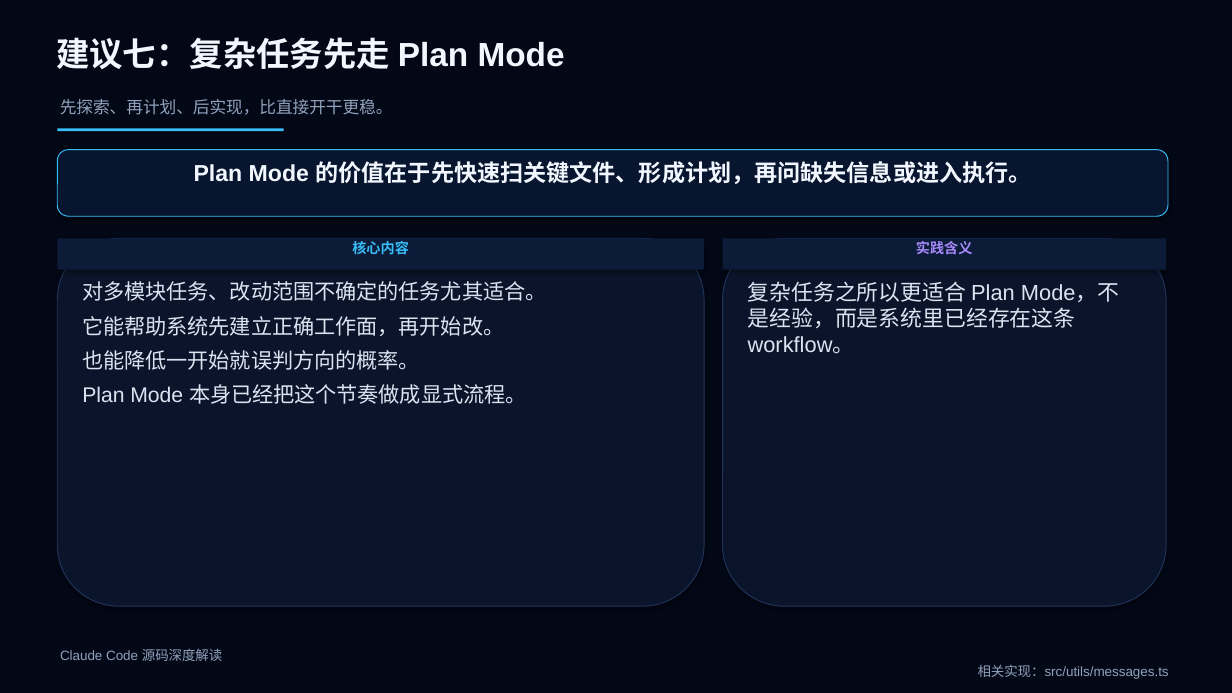
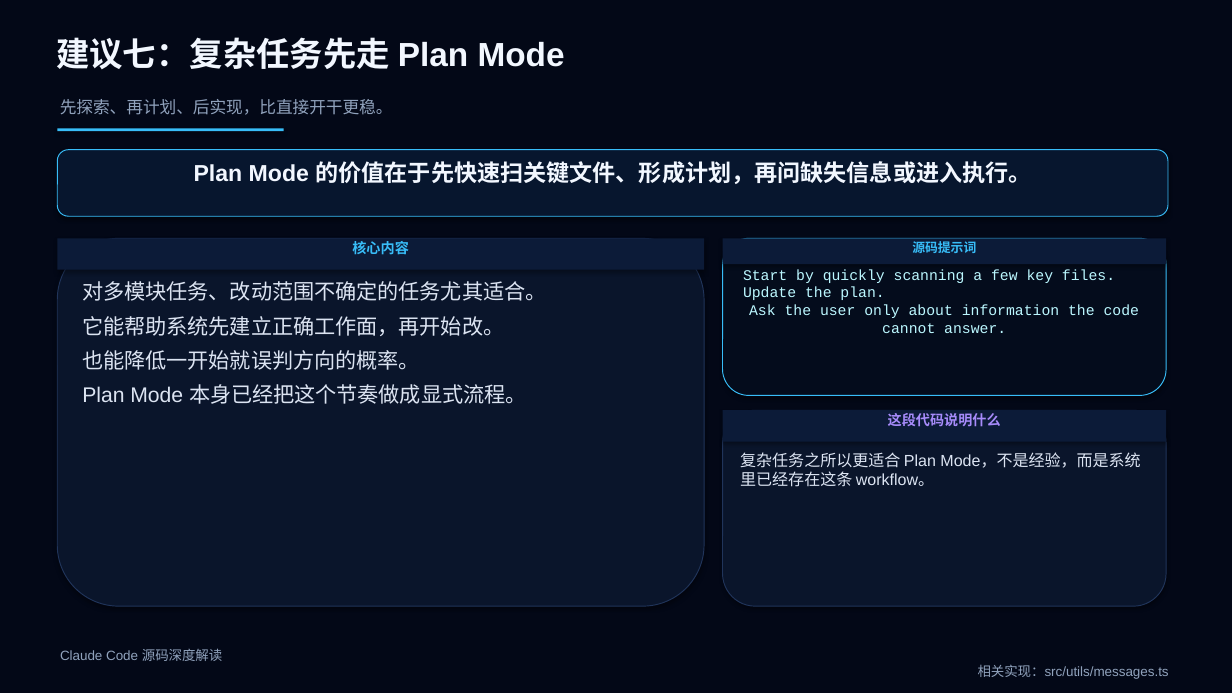
Before and after one commit to boboliu-1010/ccode, a slide deck: slide 49 of docs/zh/10-Claude Code 源码深度解读.pptx. Drawn at 1232x693 pixels with LibreOffice and Linux fonts; fonts in the diff are those of the drawing. Boxes give left, top, right and bottom in pixels: in the first picture for what was removed or moved away, otherwise in the second. Text is boxed around its words. In the diff, an @@ line names an element or a change of style, - is before the commit and + after.

```diff
--- a/docs/zh/10-Claude Code 源码深度解读.pptx
+++ b/docs/zh/10-Claude Code 源码深度解读.pptx
@@ rectangle "源码提示词": place and size @@
-rectangle "源码提示词" at bbox=[723, 238, 1166, 270]
+rectangle "源码提示词" at bbox=[723, 238, 1166, 264]
@@ rounded rectangle added at bbox=[723, 238, 1166, 396], fill #040C1C, outline #38BDF8 0.75 pt, 11.5 pt, text #BBF7FF @@
+Start by quickly scanning a few key files.
+Update the plan.
+Ask the user only about information the code cannot answer.
@@ text in rectangle at bbox=[912, 241, 976, 253]: text changed; size 11 to 10 pt; font Arial to Courier New; text colour #A78BFA to #38BDF8 @@
-实践含义
+源码提示词
@@ rounded rectangle: place and size @@
-rounded rectangle at bbox=[723, 238, 1166, 606]
+rounded rectangle at bbox=[723, 410, 1166, 606]
@@ rectangle added at bbox=[723, 410, 1166, 442], fill #0C1B38, 11 pt, text #A78BFA, bold @@
+这段代码说明什么
@@ text "复杂任务之所以更适合 Plan Mode，不是经验，而是系统里已经存在这条 workflow。": place and size @@
-text "复杂任务之所以更适合 Plan Mode，不是经验，而是系统里已经存在这条 workflow。" at bbox=[748, 281, 1119, 354]
+text "复杂任务之所以更适合 Plan Mode，不是经验，而是系统里已经存在这条 workflow。" at bbox=[740, 452, 1140, 487]
@@ text "复杂任务之所以更适合 Plan Mode，不是经验，而是系统里已经存在这条 workflow。" at bbox=[740, 452, 1140, 487]: size 17 to 12.5 pt @@
```
Also in this commit, not shown: 10 other slides changed, 1 other file.
